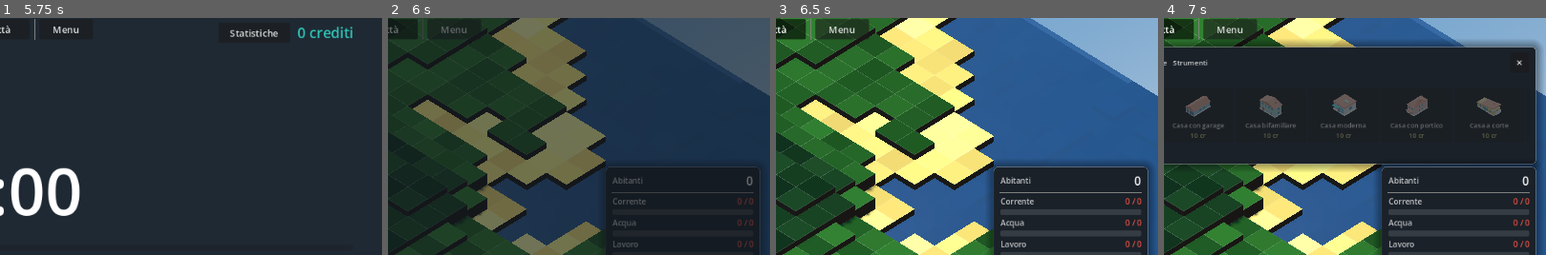
Above: before the commit, frames 1-4 (left to right).
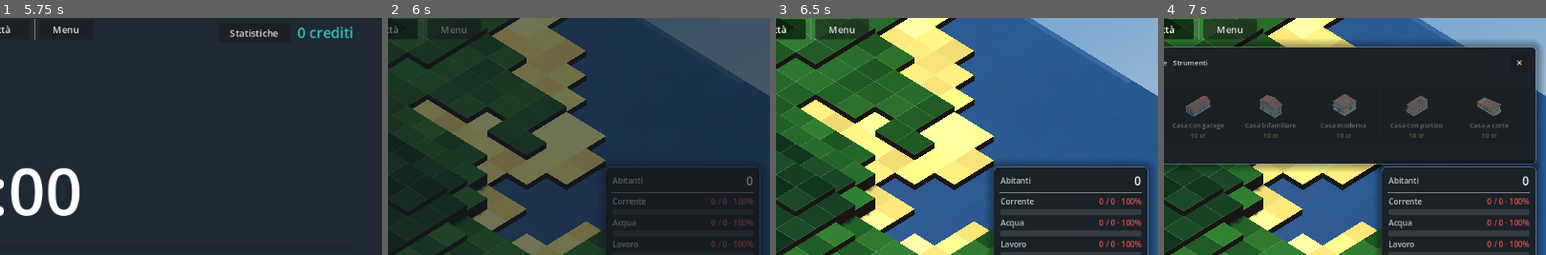
Above: after the commit, the same moments.

Repository: GabrieleFiorucci03/FOCUS-
Game: Godot game, scene res://scenes/main/Main.tscn
Two runs of this game, one before a commit and one after it. Both use one fixed random seed, a clock stepped at 60 frames per second and the inputs below.
Inputs (mouse positions are % of the whole screen's width and height, from its top left):
- Up to frame 1 (5.75 s): click "Statistiche" at 0.5 s; click "25 min" at 1.25 s; click "50 min" at 2 s; click "90 min" at 2.75 s; click "Avvia focus" at 3.5 s; click "Comincia" at 4.25 s; click "Focus" at 5 s
- Up to frame 2 (6 s): click "Città" at 5.75 s
- Up to frame 3 (6.5 s): no input
- Up to frame 4 (7 s): click (3, 5) at 6.5 s
The pictures show only the part of the screen within x 50-100%, y 3-53%; the shares and areas given below are measured in that part.

Frame 1 is identical in both runs. In frame 2, 0.3% of the frame differs, in the area x 84-96%, y 75-97%; in frame 3, 0.5%; in frame 4, 0.5%.

Commit message:
aggiunta piano

Diff:
--- a/scripts/ui/pannello_stato.gd
+++ b/scripts/ui/pannello_stato.gd
@@ -70,16 +70,18 @@
 ## Una riga di servizio: quanta se ne usa su quanta ce n'è, e la barra piena in
 ## proporzione.
 ##
-## Senza impianti il totale è zero e la percentuale non esiste — non è lo zero
-## per cento, è una divisione che non si può fare. In quel caso la barra si
-## riempie tutta di rosso, che è la lettura giusta: tutto quello che c'è resta
-## scoperto.
+## Finché ce n'è abbastanza si legge la percentuale usata, che è quello che dice
+## quanto margine resta. Quando invece non basta la percentuale smette di
+## servire — «2392%» non si legge, si guarda e basta — e al suo posto va quanto
+## ne manca, che è il numero con cui si decide cosa costruire. Vale anche per il
+## totale a zero, che non è lo zero per cento ma una divisione che non si può
+## fare.
 static func _scrivi(testo: Label, barra: ProgressBar, usati: int, disponibili: int) -> void:
 	barra.max_value = maxi(disponibili, 1)
 	barra.value = clampi(usati, 0, barra.max_value)
 	var quota := 1.0 if disponibili <= 0 else float(usati) / float(disponibili)
-	if disponibili <= 0:
-		testo.text = "%d / 0" % usati
+	if usati > disponibili:
+		testo.text = "%d / %d · ne mancano %d" % [usati, disponibili, usati - disponibili]
 	else:
 		testo.text = "%d / %d · %d%%" % [usati, disponibili, roundi(quota * 100.0)]
 
Not shown, changed: PIANO.md
Not shown, changed: README.md
